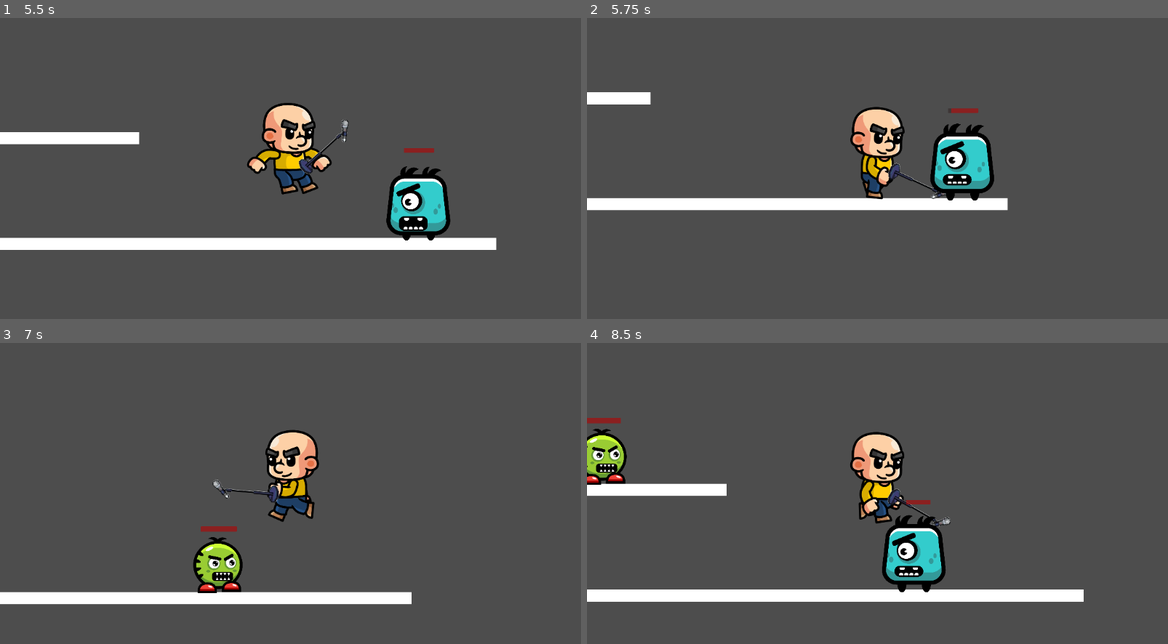
Above: before the commit, frames 1-4 (two rows, left to right).
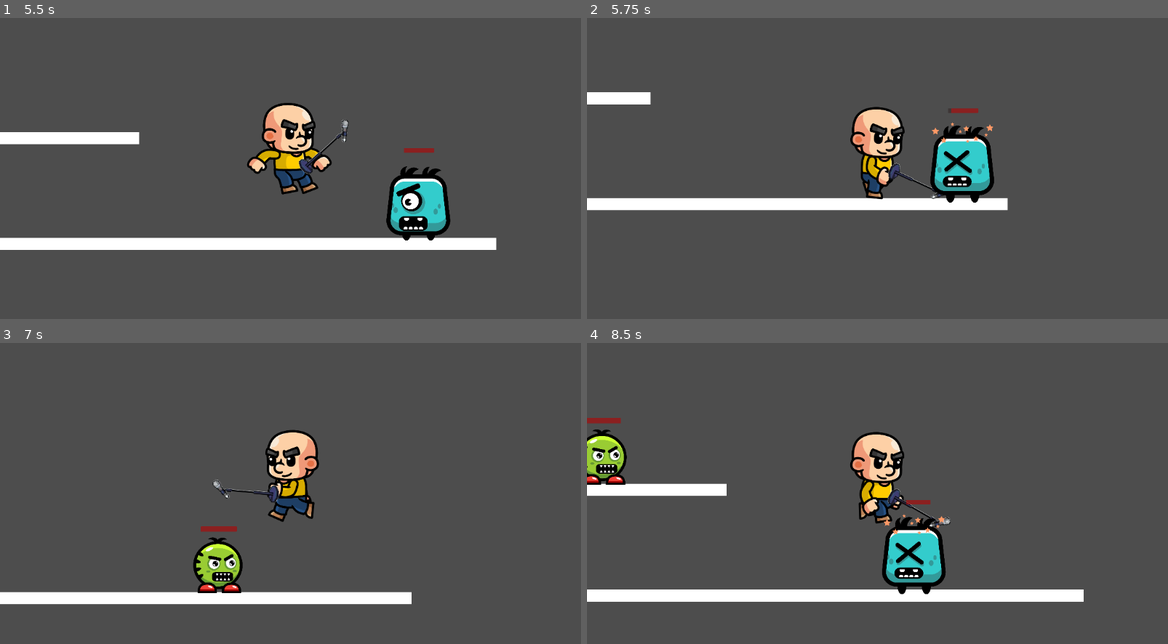
Above: after the commit, the same moments.

Repository: diegoxgarcia/SuperBaldManPlatform
Game: Godot game, scene res://Test/characters_test.tscn
Same seed, same stepped clock (60 frames per second), same inputs: the game is played once before the commit and once after it.
Inputs:
- Up to frame 1 (5.5 s): tap Enter (ui_accept) at 0.5, 0.77, 1.52, 3.02, 3.77, 4.52 s; hold Right (ui_right) 0.53-2.03 s; tap Ctrl (attack) every 0.75 s from 0.6 to 5.1 s; hold Left (ui_left) 2.03-2.78 s; hold Right (ui_right) 2.78-4.28 s; hold Left (ui_left) 4.28-5.03 s; hold Right (ui_right) from 5.03 s (still down)
- Up to frame 2 (5.75 s): keep holding Right (ui_right)
- Up to frame 3 (7 s): release Right (ui_right) at 5.78 s; hold Left (ui_left) from 5.78 s (still down); tap Ctrl (attack) at 5.85, 6.6 s; tap Enter (ui_accept) at 6.02, 6.77 s
- Up to frame 4 (8.5 s): release Left (ui_left) at 7.28 s; hold Right (ui_right) from 7.28 s (still down); tap Ctrl (attack) at 7.35, 8.1 s; tap Enter (ui_accept) at 7.52 s

Frame 1 is identical in both runs. In frame 2, 1.0% of the frame differs, in the area x 59-71%, y 34-62%; in frame 3, 0.2%; in frame 4, 1.4%, in the area x 0-62%, y 28-84%.

Commit message:
Enemy Dead

Diff:
--- a/Scenes/Characters/monster_enemy.gd
+++ b/Scenes/Characters/monster_enemy.gd
@@ -8,7 +8,6 @@
 @onready var proximity_player_detector = $Visual/ProximityPlayerDetector
 @onready var animation_player = $Visual/AnimationPlayer
 @onready var health_bar = $Control/HealthBar
-
 var player : Player
 
 func _ready():
@@ -39,18 +38,28 @@
 
 func follow_player():
 	if player != null:
-		animated_sprite_2d.play("walkidle") #Este animation sprite debe coincidir en todos los enemigos
 		velocity = Vector2(player.global_position.x - global_position.x, player.global_position.y).normalized() * enemy_data.speed
+		if !animated_sprite_2d.is_playing():
+			animated_sprite_2d.play("walkidle")
 
 func enemy_damaged(anim_forward : String, anim_backward : String, area : Area2D):
 	enemy_data.health = enemy_data.health - (area.weapon_data.damage * enemy_data.damage_multiplier)
 	health_bar.value = enemy_data.health
+
+	if enemy_data.health <= 0:
+		dead()
+
 	if visual.scale.x == -1:
 		animation_player.play(anim_backward)
 	elif visual.scale.x == 1:
 		animation_player.play(anim_forward)
 	pass
 
+func dead():
+	queue_free()
+	pass
+
 func _on_damager_enemy_damaged(area):
+	animated_sprite_2d.play("hit")
 	enemy_damaged("hit_back", "hit_back_backwards", area)
 	pass
--- a/Scenes/Characters/monster_enemy.tscn
+++ b/Scenes/Characters/monster_enemy.tscn
@@ -26,7 +26,7 @@
 "duration": 1.0,
 "texture": ExtResource("2_xw54l")
 }],
-"loop": true,
+"loop": false,
 "name": &"hit",
 "speed": 5.0
 }, {
@@ -102,22 +102,10 @@
 tracks/1/type = "value"
 tracks/1/imported = false
 tracks/1/enabled = true
-tracks/1/path = NodePath("../Control:position")
+tracks/1/path = NodePath("../CollisionShape2D:position")
 tracks/1/interp = 1
 tracks/1/loop_wrap = true
 tracks/1/keys = {
-"times": PackedFloat32Array(0),
-"transitions": PackedFloat32Array(1),
-"update": 0,
-"values": [Vector2(-127.444, -469.889)]
-}
-tracks/2/type = "value"
-tracks/2/imported = false
-tracks/2/enabled = true
-tracks/2/path = NodePath("../CollisionShape2D:position")
-tracks/2/interp = 1
-tracks/2/loop_wrap = true
-tracks/2/keys = {
 "times": PackedFloat32Array(0),
 "transitions": PackedFloat32Array(1),
 "update": 0,
@@ -186,7 +174,7 @@
 
 [node name="AnimatedSprite2D" type="AnimatedSprite2D" parent="Visual"]
 sprite_frames = SubResource("SpriteFrames_g77xn")
-animation = &"walkidle"
+animation = &"hit"
 autoplay = "walkidle"
 
 [node name="Damager" parent="Visual" instance=ExtResource("5_3sjvi")]
--- a/Scenes/Characters/pea_monster_enemy.gd
+++ b/Scenes/Characters/pea_monster_enemy.gd
@@ -12,6 +12,7 @@
 	follow_player()
 	direction_flip()
 	move_and_slide()
+	pass
 
 func _process(delta):
 	player = proximity_player_detector.check_player_collide()
